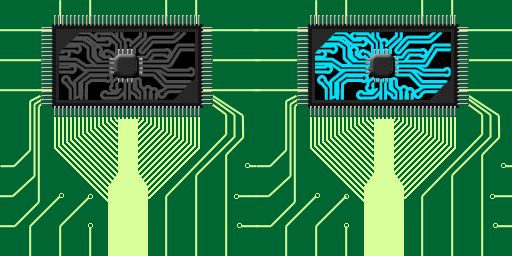
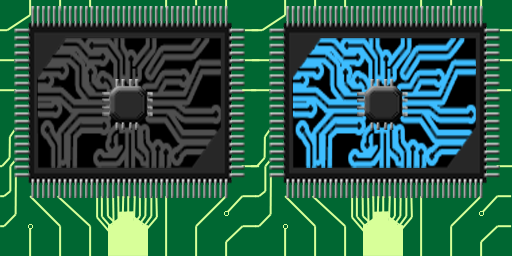
Layers edited between the first and the second 512px x 256px image:
removed group "Group 2" (47 layers) over 253, 0, 512, 256
added group "Group 1 copy" with 58 layers above "Group 1" over 250, 0, 512, 256
added layer "Shape 49" (1st of 2, in "Group 1 copy") in group "Group 1 copy" over 283, 196, 484, 256
moved "Chip" (1st of 2, in "Group 1 copy") into group "Group 1 copy", painted on it over 357, 49, 408, 130
moved "Layer 3" (1st of 2, in "Group 1 copy") into group "Group 1 copy", painted on it over 293, 32, 476, 168
moved "Layer 2" (1st of 2, in "Group 1 copy") into group "Group 1 copy", painted on it over 292, 32, 476, 168
removed layer "End" (1st of 2, in "Group 2") from group "Group 2" over 297, 15, 469, 256
removed layer "Shape 16" (1st of 2, in "Group 2") from group "Group 2" over 451, 136, 491, 176
removed layer "Shape 12" (1st of 2, in "Group 2") from group "Group 2" over 421, 133, 483, 197
removed layer "Layer 4 copy" from group "Group 2" over 315, 163, 506, 228
added layer "Layer 5" (1st of 2, in "Group 1 copy") in group "Group 1 copy" over 269, 6, 500, 198
removed layer "Layer 4" from group "Group 1" over 59, 163, 250, 228
added layer "Shape 49" (2nd of 2, in "Group 1") in group "Group 1" over 28, 196, 229, 256
painted on "Chip" (2nd of 2, in "Group 1") over 102, 49, 153, 130
painted on "Layer 3" (2nd of 2, in "Group 1") over 38, 32, 221, 168
painted on "Layer 2" (2nd of 2, in "Group 1") over 37, 32, 221, 168
removed layer "End" (2nd of 2, in "Group 1") from group "Group 1" over 41, 15, 213, 256
added layer "Layer 5" (2nd of 2, in "Group 1") in group "Group 1" over 14, 6, 245, 198
removed layer "Shape 16" (2nd of 2, in "Group 1") from group "Group 1" over 195, 136, 235, 176
removed layer "Shape 12" (2nd of 2, in "Group 1") from group "Group 1" over 165, 133, 227, 197
renamed "Shape 35" to "Shape 71", moved it above "Shape 70", painted on it over 14, 174, 40, 227
…and 157 more changes (79 added, 20 painted, 58 removed, 20 renamed, 15 stack)
